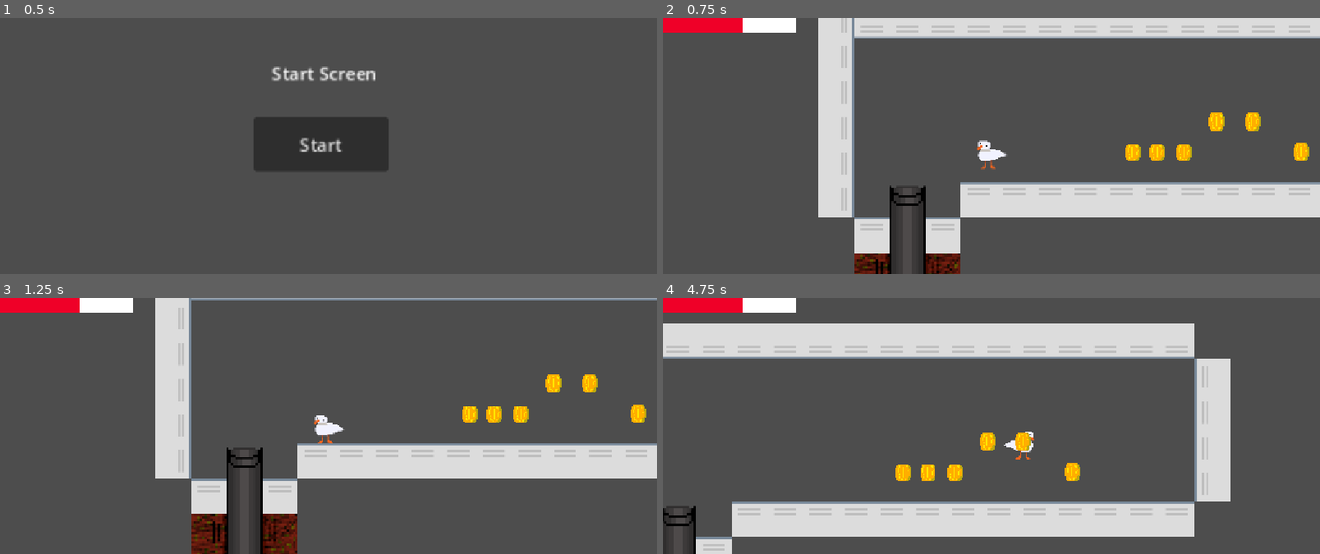
Above: before the commit, frames 1-4 (two rows, left to right).
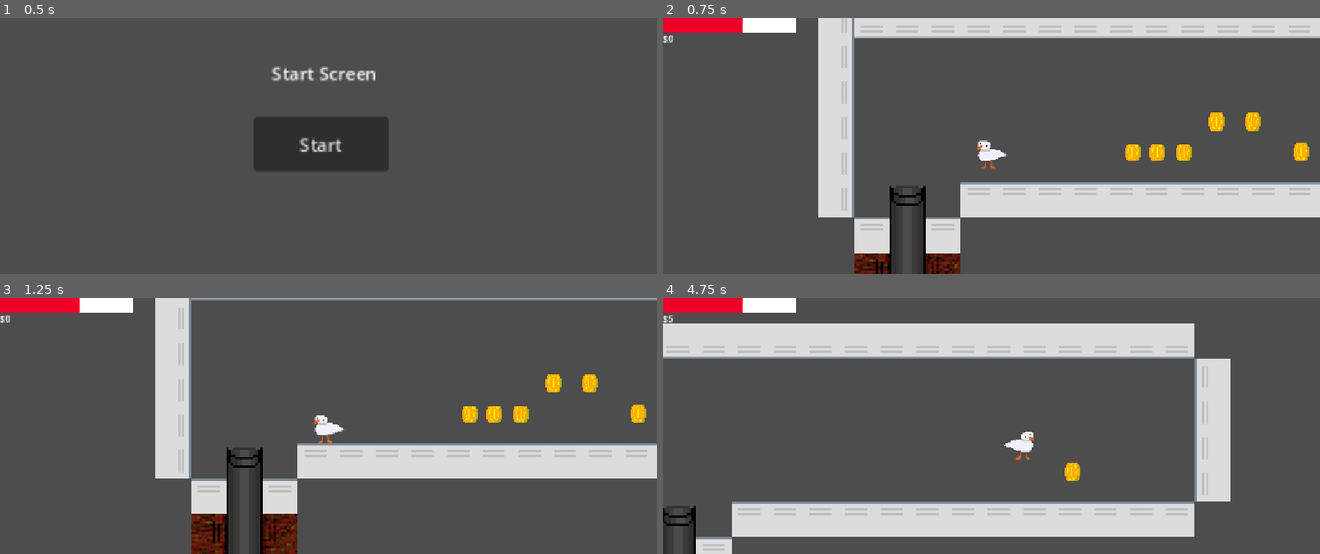
Above: after the commit, the same moments.

Repository: Mango-The-Froot/Duhk
Game: Godot game, scene res://Collab/Scenes/StartScreen.tscn
Same seed, same stepped clock (60 frames per second), same inputs: the game is played once before the commit and once after it.
Inputs:
- Up to frame 1 (0.5 s): no input
- Up to frame 2 (0.75 s): click "Start" at 0.5 s
- Up to frame 3 (1.25 s): no input
- Up to frame 4 (4.75 s): tap E every 0.75 s from 1.25 to 4.25 s; hold Right (Right) 1.28-2.78 s; tap Shift (Dash) every 0.75 s from 1.35 to 4.35 s; tap Space (Jump) at 1.52, 1.82, 2.27, 2.57, 3.77, 4.07, 4.52 s; hold Left (Left) 2.78-3.53 s; hold Right (Right) from 3.53 s (still down)

Frame 1 is identical in both runs. In frame 2, less than 0.1% of the frame differs, in the area x 0-2%, y 6-10%; in frame 3, less than 0.1%; in frame 4, 0.8%, in the area x 0-56%, y 6-72%.
Error before the commit: Invalid access to property or key 'money' on a base object of type 'null instance'. (res://label.gd:11)

Commit message:
fix
gives everyone global variable (maybe?)

Diff:
--- a/Collab/Scenes/coin.gd
+++ b/Collab/Scenes/coin.gd
@@ -4,5 +4,5 @@
 
 
 func _on_body_entered(body: Node2D) -> void:
-	$"/root/GlobalData".money += 1
+	$"/root/GlobalVar".money += 1
 	queue_free()
--- a/Collab/Scenes/global_var.tscn.gd
+++ /dev/null
@@ -1,5 +0,0 @@
-extends Node
-class_name GlobalV
-#Edit
-var playerHealth
-var money: int = 0
--- a/label.gd
+++ b/label.gd
@@ -8,4 +8,4 @@
 
 # Called every frame. 'delta' is the elapsed time since the previous frame.
 func _process(delta: float) -> void:
-	self.text = "$" + str($"/root/GlobalData".money)
+	self.text = "$" + str($"/root/GlobalVar".money)
--- a/project.godot
+++ b/project.godot
@@ -17,7 +17,8 @@
 
 [autoload]
 
-GlobalData="*uid://ku73ipupqv1"
+GlobalData="uid://ku73ipupqv1"
+GlobalVar="*uid://d4ne0bqb02gsu"
 
 [display]
 
Not shown: 1 places in Collab/Scenes/Duhk.tscn that only renumber resources
Not shown, removed: Collab/Scenes/global_var.tscn.gd.uid
